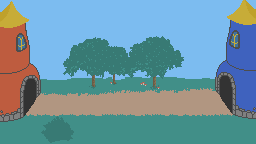
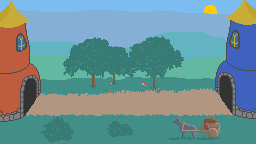
Layer changes from the first 256x144 image to the second:
added layer "Donkey" above "Sun" over [left=167, top=115, right=221, bottom=140]
added layer "Sun" above "Mountains" over [left=204, top=5, right=217, bottom=14]
added layer "Mountains" above "Hills" over [left=16, top=9, right=231, bottom=48]
added layer "Hills" above "Field" over [left=29, top=32, right=226, bottom=90]
added layer "Field" above "Bushes" over [left=30, top=54, right=226, bottom=80]
added layer "Bushes" above "Вставленный слой" over [left=46, top=121, right=133, bottom=139]
renamed "Вставленный слой #1" to "Blue Tower", painted on it over [left=215, top=7, right=231, bottom=87]
renamed "Копия Вставленный слой" to "Red Tower", painted on it over [left=16, top=9, right=41, bottom=90]
removed layer "arena_ancient_bg.png" over [left=16, top=5, right=231, bottom=140]
